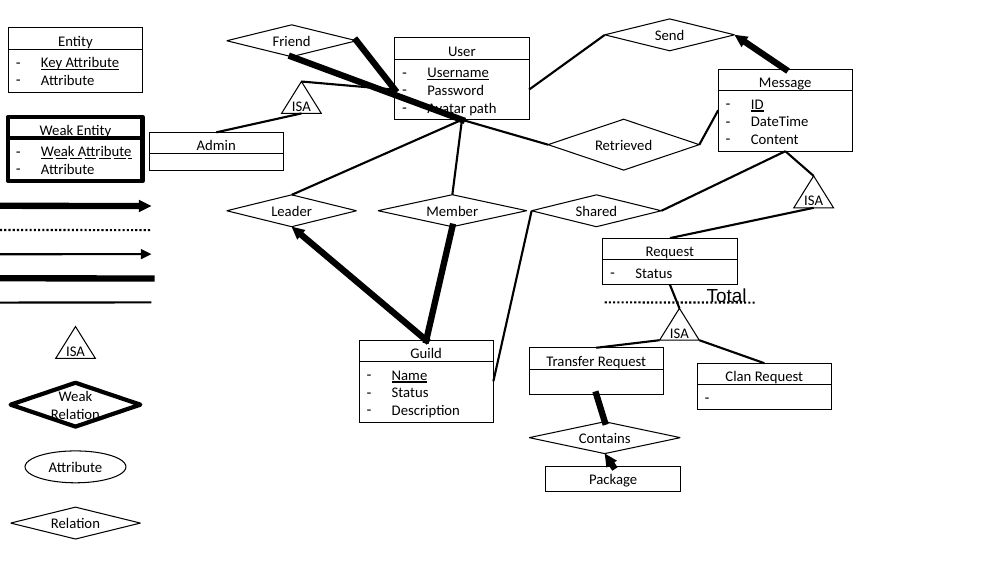
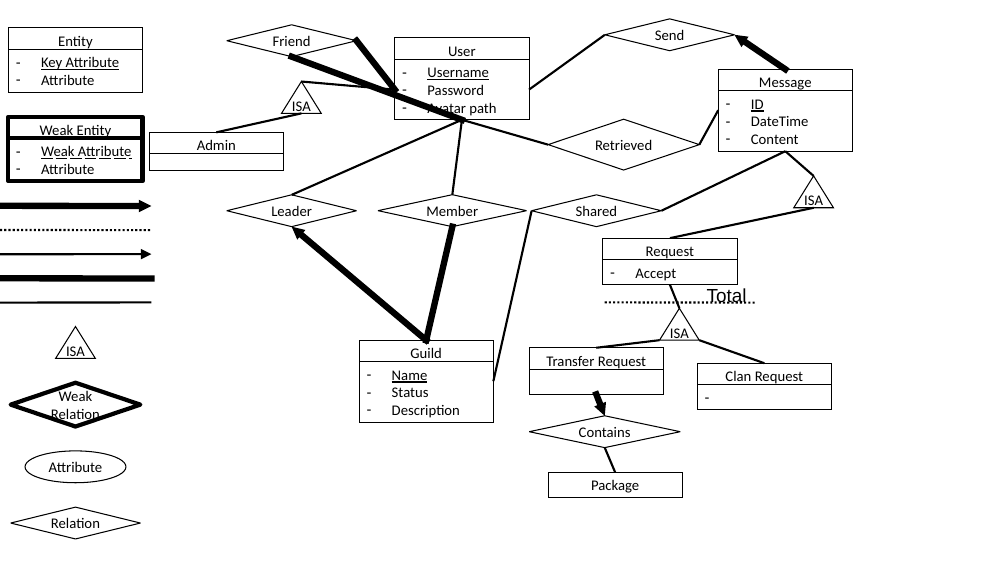
Before and after one commit to JeCheeseSmith/Clash-of-ppdb-s, a slide deck: slide 2 of documentation/Database Design.pptx. Drawn at 1008x567 pixels with LibreOffice and Linux fonts; fonts in the diff are those of the drawing; background and template pictures are left out. Boxes give left, top, right and bottom in pixels: in the first picture for what was removed or moved away, otherwise in the second. Text is boxed around its words. In the diff, an @@ line names an element or a change of style, - is before the commit and + after.

Commit message:
Database Design Small Fixes

```diff
--- a/documentation/Database Design.pptx
+++ b/documentation/Database Design.pptx
@@ text in rectangle at [635,268,676,281]: text changed @@
-– Status
+– Accept
@@ diamond "Contains": place and size @@
-diamond "Contains" at [529,422,681,454]
+diamond "Contains" at [529,416,681,448]
@@ line moved from (597, 395) - (605, 422) to (597, 395) - (605, 416) @@
@@ line (597, 395) - (605, 416): line to arrow @@
@@ arrow moved from (613, 467) - (605, 454) to (605, 448) - (616, 473) @@
@@ arrow (605, 448) - (616, 473): arrow to line; stroke #000000 6 pt to #000000 2 pt @@
@@ rectangle "Package": place and size @@
-rectangle "Package" at [546,467,681,492]
+rectangle "Package" at [548,473,683,498]
```
Also in this commit, not shown: 2 other slides changed.
